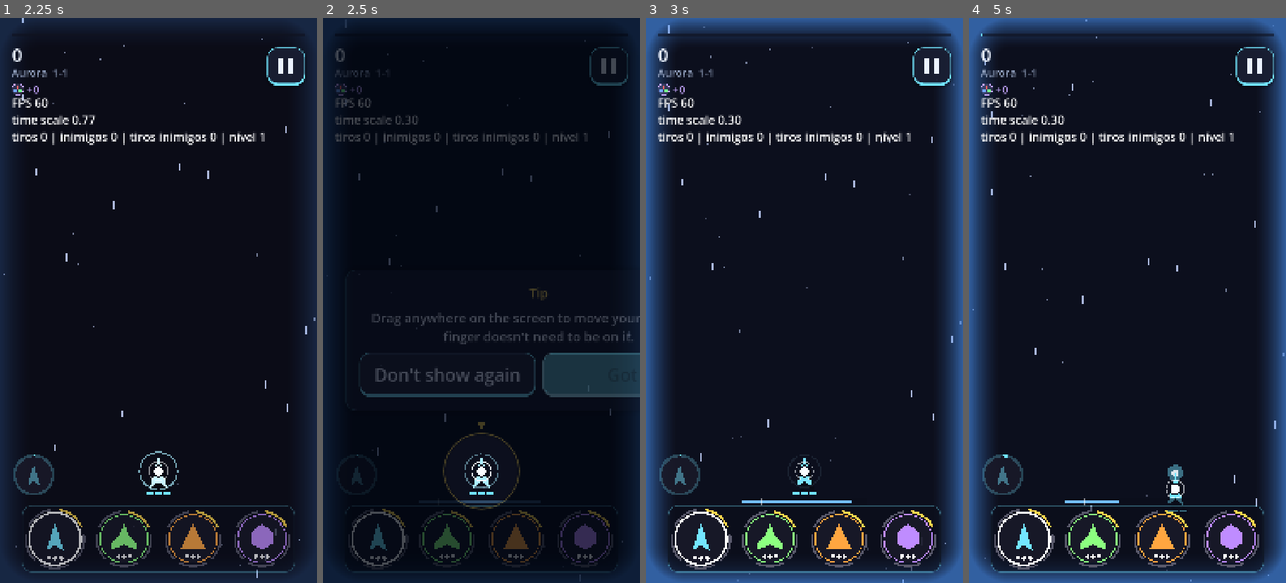
Above: before the commit, frames 1-4 (left to right).
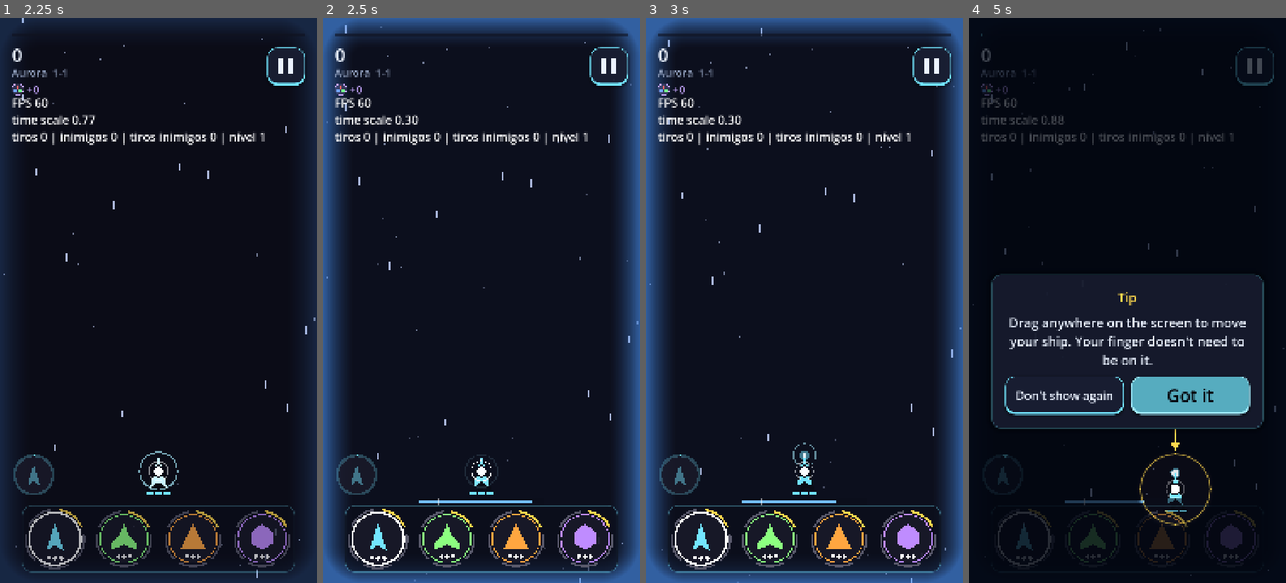
Above: after the commit, the same moments.

Repository: GDPonsoni/Nucleon-Squad-3D
Game: Godot game, scene res://scenes/game.tscn
The game is run twice, just before and just after one commit, with the same random seed, the same clock (stepped at 60 frames per second) and the same inputs. This scene is started directly instead of the project's main scene.
Inputs (mouse positions are in pixels of both pictures, inside the frame that each line leads up to):
- Up to frame 1 (2.25 s): click (285, 68) at 0.5 s; click (53, 390) at 1.25 s; move the mouse to (228, 272) at 2.02 s; hold Right (ui_right) from 2.03 s (still down); click (228, 272) at 2.17 s
- Up to frame 2 (2.5 s): keep holding Right (ui_right)
- Up to frame 3 (3 s): release Right (ui_right) at 2.75 s; click (769, 373) at 2.75 s, where only the run before the commit has a clickable "Don't show again"
- Up to frame 4 (5 s): drag from (1064, 328) to (1111, 413) at 3.52 s; move the mouse to (1159, 176) at 4.27 s; hold Right (ui_right) from 4.28 s (still down)

Frame 1 is identical in both runs. In frame 2, 26% of the frame differs, in the area x 0-100%, y 0-100%; in frame 3, 0.4%; in frame 4, 30%.

Commit message:
fix(tutorial): card da dica dentro da tela e dicas sem disparo precoce
- Botões do card na largura do card (antes estouravam a tela), travados
  por 0,6 s para um toque que vinha do jogo não fechar sem ler; card
  sempre dentro da tela.
- Nada de dica nos primeiros 2,5 s e 4 s entre dicas.
- Câmera lenta: só depois de mover a nave por 2 s, e o soltar forçado
  pela pausa não conta.
- Elemento que sumiu antes da vez da dica: ela espera a próxima vez.
- Aviso de ataque só com o inimigo já dentro da tela.

Co-Authored-By: Claude Opus 5.5 <noreply@anthropic.com>

Diff:
--- a/scripts/core/game.gd
+++ b/scripts/core/game.gd
@@ -219,7 +219,14 @@
 	tip_spotlight.highlight_rect = _tip_highlight_rect
 	add_child(tip_spotlight)
 	Tutorial.attach(Tutorial.MATCH, tip_spotlight)
-	touch_input.touch_ended.connect(func() -> void: Tutorial.notify(&"touch_released", "", player))
+	var held_since := [-1]
+	touch_input.touch_started.connect(func(_pos: Vector2) -> void: held_since[0] = Time.get_ticks_msec())
+	touch_input.touch_ended.connect(func() -> void:
+		var held: float = (Time.get_ticks_msec() - held_since[0]) / 1000.0 if held_since[0] >= 0 else 0.0
+		held_since[0] = -1
+		# A pausa também solta o dedo: só conta o soltar de verdade, depois de mover a nave
+		if not get_tree().paused and held >= Params.tip_slowmo_after_hold_seconds:
+			Tutorial.notify(&"touch_released", "", player))
 	Tutorial.notify(&"match_start", String(_stage().id), player)
 	if companion != null:
 		Tutorial.notify(&"companion_active", "", companion)
--- a/scripts/core/params.gd
+++ b/scripts/core/params.gd
@@ -43,10 +43,10 @@
 var damage_number_font_bonus: int = 22  # quanto o número cresce com dano alto, no máximo
 # Tutorial e avisos (tempo real)
 var tips_path: String = "res://data/tutorial/tips.json"
-var tip_gap_match_seconds: float = 0.4  # intervalo mínimo entre dicas na partida (cada uma na 1ª vez do evento)
+var tip_gap_match_seconds: float = 4.0  # intervalo mínimo entre dicas na partida (cada uma na 1ª vez do evento)
 var tip_gap_screen_seconds: float = 1.2  # idem nas telas
 var tip_first_delay_seconds: float = 2.5  # espera antes da 1ª dica de uma tela
-var tip_first_delay_match_seconds: float = 0.8  # na partida: só o tempo da cena aparecer
+var tip_first_delay_match_seconds: float = 2.5  # na partida: nenhuma dica nos primeiros segundos
 var tip_spotlight_layer: int = 55  # acima da pausa (50), abaixo do resultado (60)
 var tip_spot_padding: float = 1.7  # recorte em volta de um elemento: raio dele x isso
 var tip_spot_min_radius: float = 70.0
@@ -55,6 +55,11 @@
 var tip_card_width_ratio: float = 0.86
 var tip_card_font_size: int = 44
 var tip_card_gap: float = 90.0  # entre o recorte e o card
+var tip_card_button_height: float = 120.0
+var tip_min_target_y: float = 0.12  # inimigo destacado numa dica precisa estar abaixo disso (fração da altura)
+var tip_card_lock_seconds: float = 0.6  # botões travados ao abrir (tempo real)
+var tip_card_screen_margin: float = 90.0  # o card nunca encosta nas bordas
+var tip_slowmo_after_hold_seconds: float = 2.0  # dica da câmera lenta só se o dedo moveu a nave por esse tempo
 var tip_highlight_color: Color = Color(1.0, 0.85, 0.3)
 var tip_unlock_gap_seconds: float = 0.4  # entre dois avisos de desbloqueio
 var tip_end_max: int = 2  # dicas por fim de fase
--- a/scripts/enemies/enemy.gd
+++ b/scripts/enemies/enemy.gd
@@ -399,7 +399,9 @@
 	_tele_total = maxf(seconds, 0.01)
 	_tele_left = seconds
 	_tele_dirs = _attack_dirs()
-	Tutorial.notify(&"enemy_telegraph", "", self)
+	# Dica só com o inimigo já dentro da tela (não colado na borda de cima)
+	if position.y > get_viewport_rect().size.y * Params.tip_min_target_y:
+		Tutorial.notify(&"enemy_telegraph", "", self)
 	if data.telegraph_sound:
 		Audio.play(&"boss_warning", Params.telegraph_sound_db, 1.5)
 
--- a/scripts/tutorial/tip_spotlight.gd
+++ b/scripts/tutorial/tip_spotlight.gd
@@ -116,31 +116,47 @@
 	label.horizontal_alignment = HORIZONTAL_ALIGNMENT_CENTER
 	label.add_theme_font_size_override("font_size", Params.tip_card_font_size)
 	label.custom_minimum_size.x = width - Params.ui_panel_padding * 2.0
+	label.size_flags_horizontal = Control.SIZE_FILL
 	column.add_child(label)
 	var row := HBoxContainer.new()
 	row.add_theme_constant_override("separation", 24)
+	var inner: float = width - Params.ui_panel_padding * 2.0
+	var button_width: float = (inner - 24.0) * 0.5
 	var disable := UiFactory.make_button("TIP_DISABLE")
-	disable.size_flags_horizontal = Control.SIZE_EXPAND_FILL
 	disable.pressed.connect(func() -> void:
 		Tutorial.disable_tips()
 		close())
-	row.add_child(disable)
 	var ok := UiFactory.make_primary_button("TIP_OK")
-	ok.size_flags_horizontal = Control.SIZE_EXPAND_FILL
 	ok.pressed.connect(close)
-	row.add_child(ok)
+	for button: Button in [disable, ok]:
+		button.custom_minimum_size = Vector2(button_width, Params.tip_card_button_height)
+		button.size_flags_horizontal = Control.SIZE_EXPAND_FILL
+		button.text = tr(button.text)
+		button.auto_translate_mode = Node.AUTO_TRANSLATE_MODE_DISABLED
+		UiFactory.fit_button_text(button, button_width)
+		# Travados um instante: um toque que já vinha do jogo não fecha a dica sem ler
+		button.disabled = true
+		row.add_child(button)
 	column.add_child(row)
+	get_tree().create_timer(Params.tip_card_lock_seconds, true, false, true).timeout.connect(func() -> void:
+		if is_instance_valid(disable):
+			disable.disabled = false
+		if is_instance_valid(ok):
+			ok.disabled = false)
 	_root.add_child(_card)
 	await get_tree().process_frame
 	if _card == null:
 		return
-	var below: bool = not _hole.has_area() or _hole.get_center().y < view.y * 0.5
+	_card.size = Vector2(width, 0.0)  # encolhe para a altura do conteúdo, na largura do card
+	_card.position.x = (view.x - _card.size.x) * 0.5
+	var margin: float = Params.tip_card_screen_margin
 	if not _hole.has_area():
 		_card.position.y = (view.y - _card.size.y) * 0.5
-	elif below:
-		_card.position.y = minf(_hole.end.y + Params.tip_card_gap, view.y - _card.size.y - 60.0)
+	elif _hole.get_center().y < view.y * 0.5:
+		_card.position.y = _hole.end.y + Params.tip_card_gap
 	else:
-		_card.position.y = maxf(_hole.position.y - Params.tip_card_gap - _card.size.y, 120.0)
+		_card.position.y = _hole.position.y - Params.tip_card_gap - _card.size.y
+	_card.position.y = clampf(_card.position.y, margin, view.y - _card.size.y - margin)
 	_root.modulate.a = 0.0
 	create_tween().tween_property(_root, "modulate:a", 1.0, 0.18)
 	Audio.play(&"ui_click")
--- a/scripts/tutorial/tutorial.gd
+++ b/scripts/tutorial/tutorial.gd
@@ -144,7 +144,10 @@
 		return
 	var item: Dictionary = items.pop_front()
 	var ref: WeakRef = item.get("target")
-	_begin(context, tip, presenter, ref.get_ref() if ref != null else null)
+	var target: Variant = ref.get_ref() if ref != null else null
+	if ref != null and not tip.has("highlight") and not _target_alive(target):
+		return  # o elemento já sumiu: a dica volta a disparar na próxima vez
+	_begin(context, tip, presenter, target)
 
 
 ## Dicas de partida que esperaram demais (o momento passou) saem da fila e voltam a poder disparar.
@@ -155,6 +158,10 @@
 	for i in range(items.size() - 1, -1, -1):
 		if _now() - int(items[i]["at"]) > limit:
 			items.remove_at(i)
+
+
+func _target_alive(target: Variant) -> bool:
+	return target is CanvasItem and is_instance_valid(target) and (target as CanvasItem).is_visible_in_tree()
 
 
 func _begin(context: StringName, tip: Dictionary, presenter: Object, target: Variant = null) -> void:
